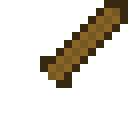
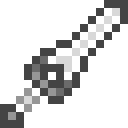
Revision of a layered 128×128 image; what changed, layer by layer:
showed "_extended_guard.png", moved it above "_legendary_guard.png", painted on it over [0, 48, 80, 128]
added layer "_bigbase_blade.png" above "_widebase_blade.png" over [24, 0, 128, 104]
hid "_widebase_blade.png", moved it above "_ornate_handle.png", painted on it over [40, 0, 128, 88]
added layer "_short_handle.png" above "_sword_handle.png" over [0, 80, 48, 128]
